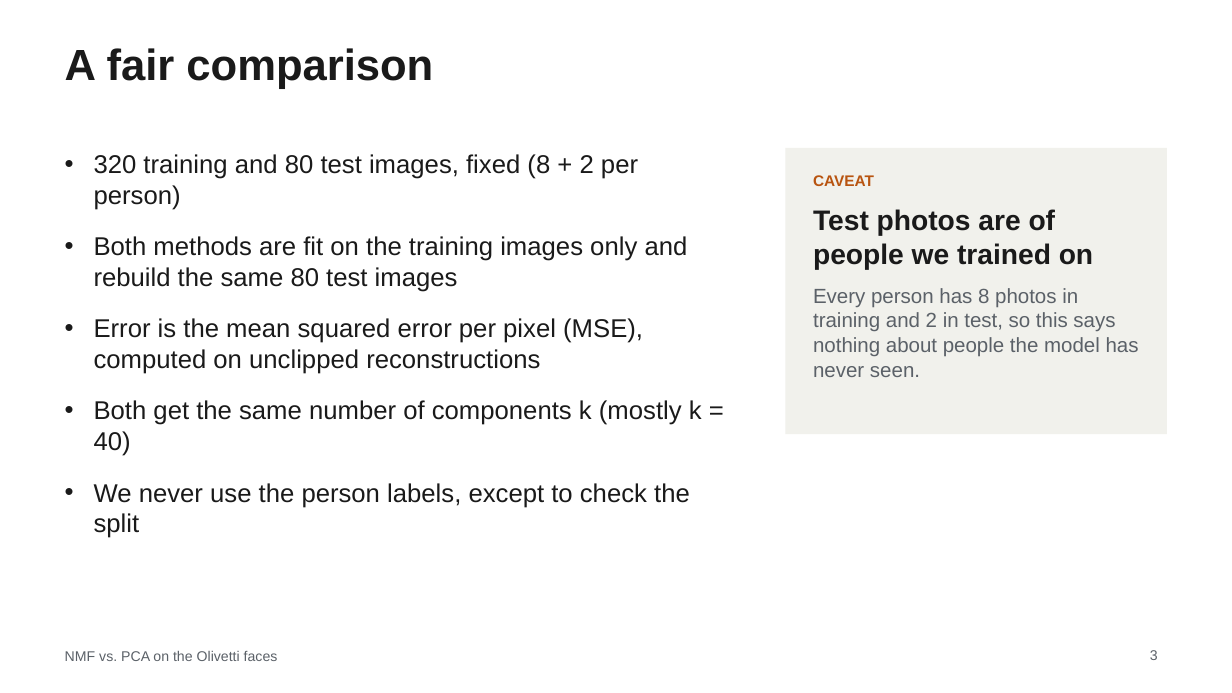
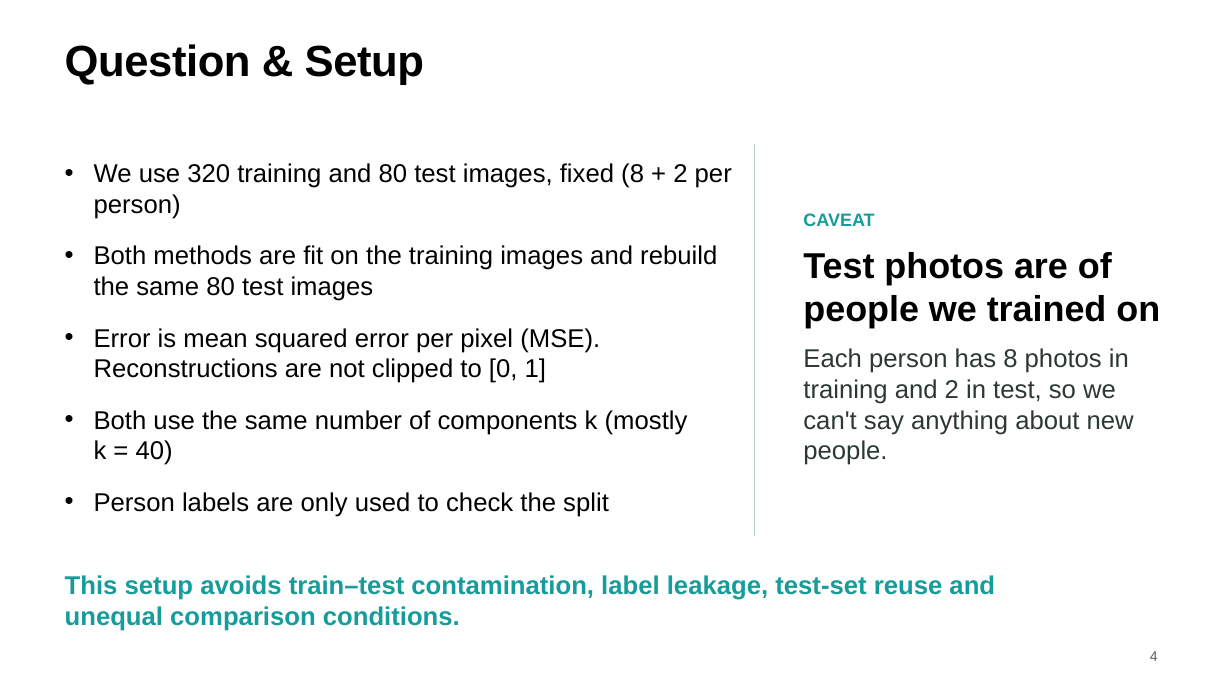
Before and after one commit to MachineWJQ6657/pca-vs-nmf, a slide deck: slide 4 of slides/STOR565_Slides.pptx (slide 3 before the commit). Drawn at 1232x693 pixels with LibreOffice and Linux fonts; fonts in the diff are those of the drawing. Boxes give left, top, right and bottom in pixels: in the first picture for what was removed or moved away, otherwise in the second. Text is boxed around its words. In the diff, an @@ line names an element or a change of style, - is before the commit and + after.

```diff
--- a/slides/STOR565_Slides.pptx
+++ b/slides/STOR565_Slides.pptx
@@ title at [65, 44, 424, 85]: text changed; text colour #1A1A1A to #000000 @@
-A fair comparison
+Question & Setup
@@ line added from (754, 143) to (754, 536), #BACAC1 1 pt @@
@@ rectangle removed at [786, 148, 1167, 434] @@
@@ text at [94, 163, 732, 517]: text changed; text colour #1A1A1A to #000000 @@
-• 320 training and 80 test images, fixed (8 + 2 per person)
-• Both methods are fit on the training images only and rebuild the same 80 test images
-• Error is the mean squared error per pixel (MSE), computed on unclipped reconstructions
-• Both get the same number of components k (mostly k = 40)
-• We never use the person labels, except to check the split
+• We use 320 training and 80 test images, fixed (8 + 2 per person)
+• Both methods are fit on the training images and rebuild the same 80 test images
+• Error is mean squared error per pixel (MSE). Reconstructions are not clipped to [0, 1]
+• Both use the same number of components k (mostly k = 40)
+• Person labels are only used to check the split
@@ text "CAVEAT": place and size @@
-text "CAVEAT" at [813, 175, 1139, 377]
+text "CAVEAT" at [803, 213, 1160, 465]
@@ text at [803, 213, 1160, 328]: size 12 to 14 pt, text colour #B85410 to #169C9A in "CAVEAT"; size 22 to 28 pt, text colour #1A1A1A to #000000 in "Test photos are of people we trained ..." @@
@@ text at [803, 348, 1134, 465]: text changed; size 16 to 20 pt; text colour #5B6168 to #2C3932 @@
-Every person has 8 photos in training and 2 in test, so this says nothing about people the model has never seen.
+Each person has 8 photos in training and 2 in test, so we can't say anything about new people.
@@ text added at [65, 575, 995, 631], 20 pt, text #169C9A, bold @@
+This setup avoids train–test contamination, label leakage, test-set reuse and unequal comparison conditions.
@@ text removed at [65, 651, 278, 661] @@
-NMF vs. PCA on the Olivetti faces
@@ page number at [1150, 651, 1158, 661]: vertical alignment top to middle @@
@@ page number at [1150, 651, 1158, 661]: text changed @@
-3
+4
```
Also in this commit, not shown: 12 other slides changed, 1 slide added, 1 slide removed.
